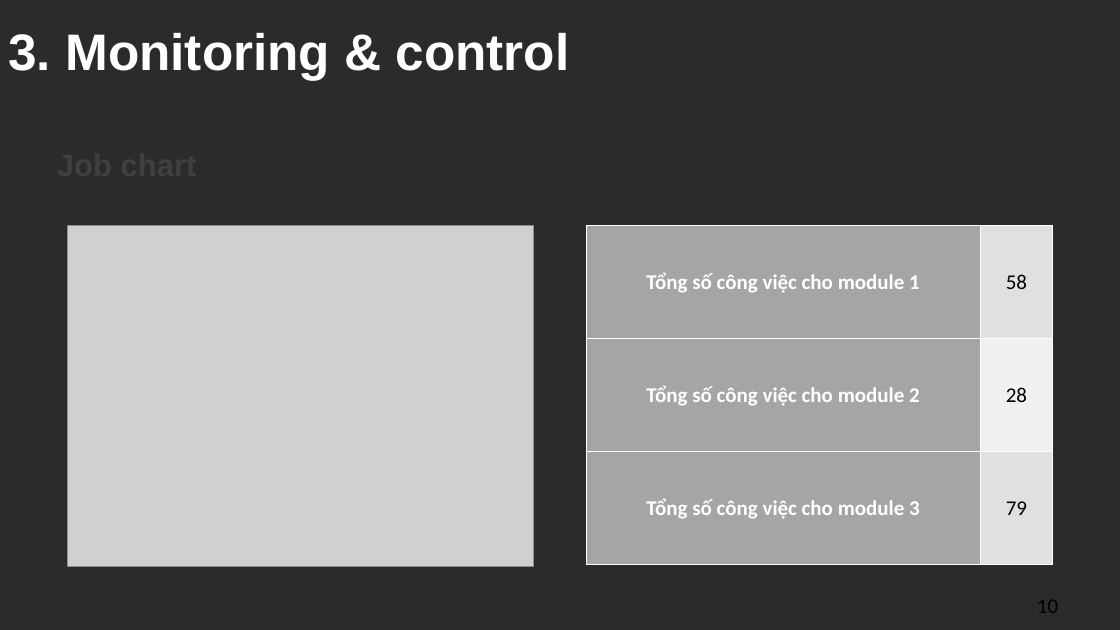
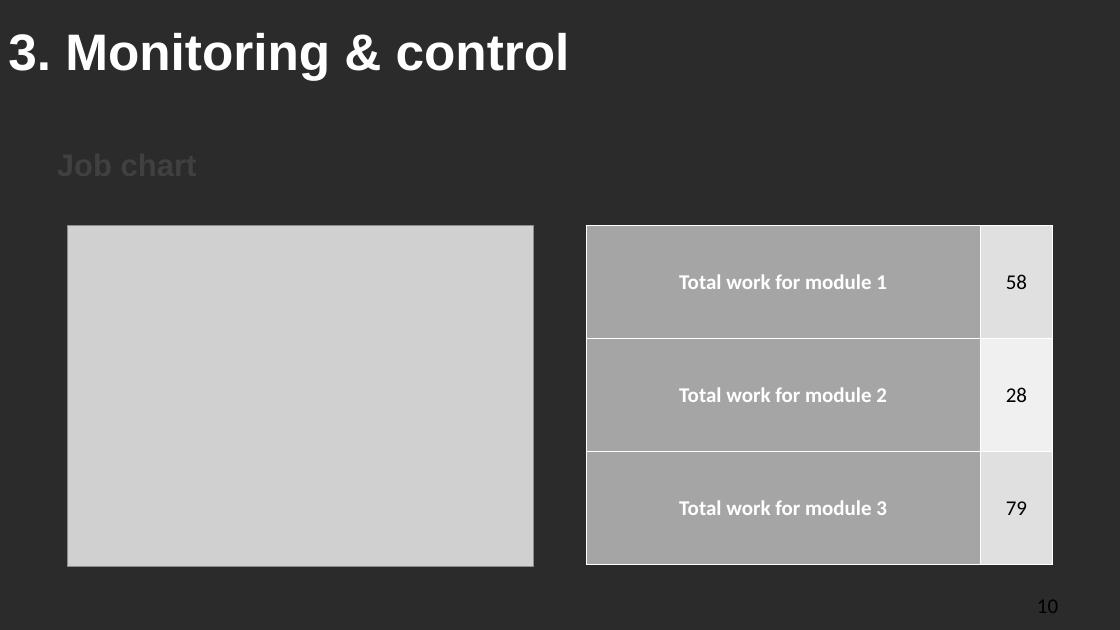
Before and after one commit to DamianHuynh/Capstone-Project, a slide deck: slide 10 of Improgress/PM-3.pptx. Drawn at 1120x630 pixels with LibreOffice and Linux fonts; fonts in the diff are those of the drawing; grey boxes stand for pictures; background and template pictures are left out; a plain dark background stands for a picture behind light text. Boxes give left, top, right and bottom in pixels: in the first picture for what was removed or moved away, otherwise in the second. Text is boxed around its words. In the diff, an @@ line names an element or a change of style, - is before the commit and + after.

```diff
--- a/Improgress/PM-3.pptx
+++ b/Improgress/PM-3.pptx
@@ table at bbox=[586, 225, 1053, 565] @@
-row 1, column 1: Tổng số công việc cho module 1
+row 1, column 1: Total work for module 1
-row 2, column 1: Tổng số công việc cho module 2
+row 2, column 1: Total work for module 2
-row 3, column 1: Tổng số công việc cho module 3
+row 3, column 1: Total work for module 3
```
Also in this commit, not shown: 6 other slides changed, 1 slide added, 2 slides removed.
